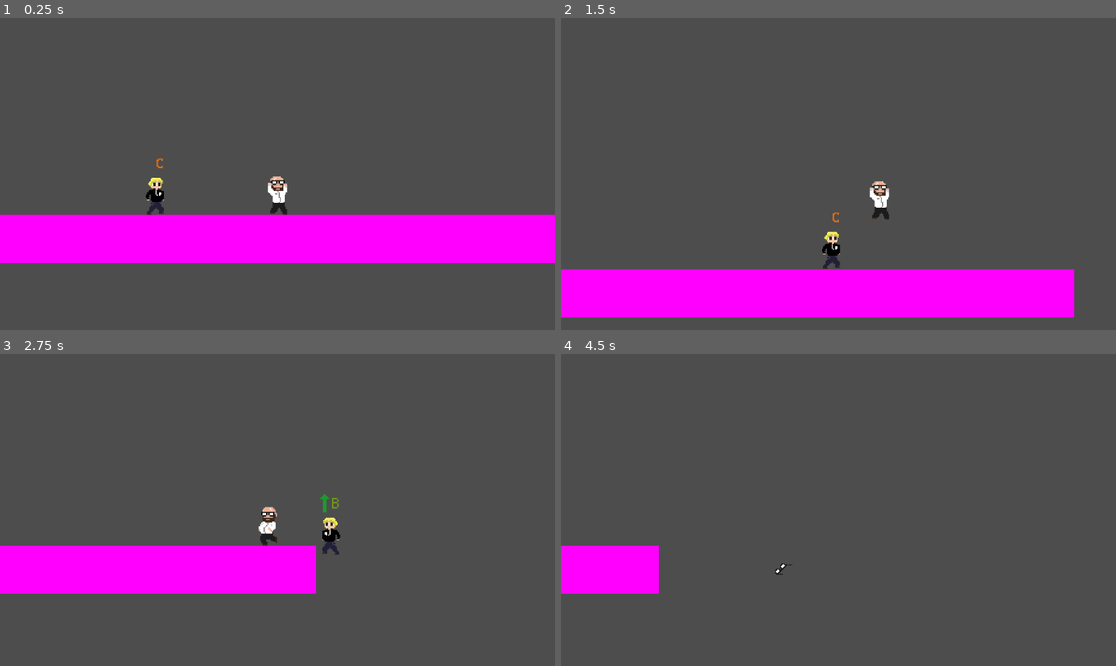
Above: before the commit, frames 1-4 (two rows, left to right).
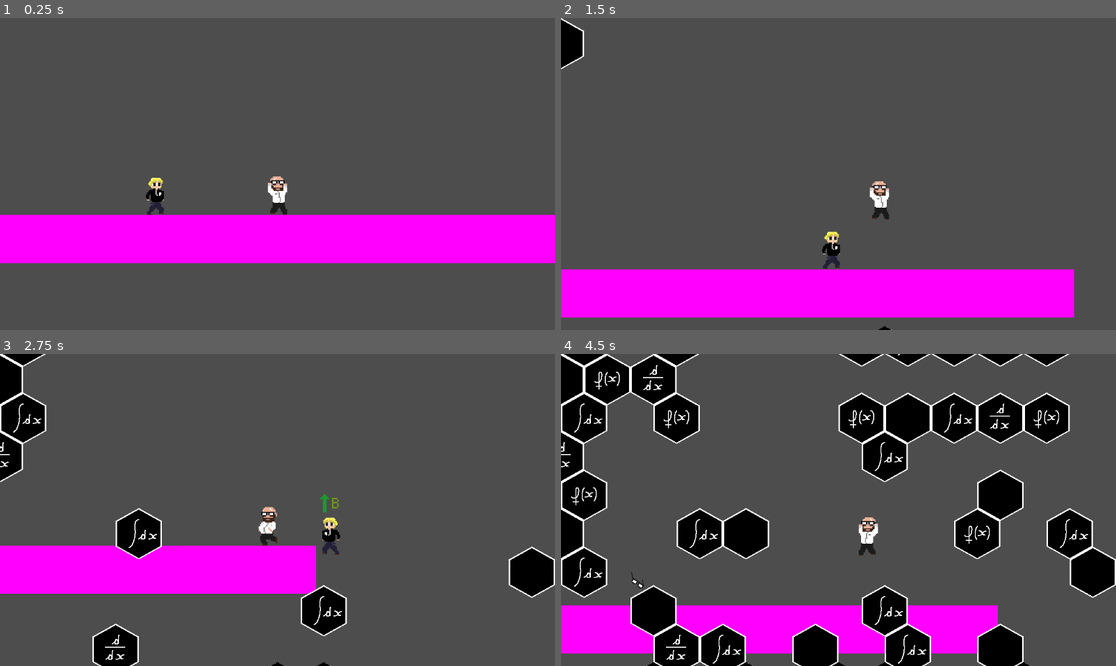
Above: after the commit, the same moments.

Repository: rddtz/training-gj
Game: Godot game, scene res://Scenes/main.tscn
Same seed, same stepped clock (60 frames per second), same inputs: the game is played once before the commit and once after it. The engine's default icon, where the game draws it, is replaced by a stand-in: a white triangle on a blue panel in a dark square.
Inputs:
- Up to frame 1 (0.25 s): no input
- Up to frame 2 (1.5 s): tap Enter (ui_accept) at 0.5 s; hold J 0.53-1.28 s; hold D (moveRight) from 0.53 s (still down); tap Space (jump) at 0.77 s; tap J at 1.35 s
- Up to frame 3 (2.75 s): tap Space (jump) at 1.52 s; release D (moveRight) at 2.03 s; hold A (moveLeft) from 2.03 s (still down); hold U from 2.03 s (still down); tap J at 2.3 s
- Up to frame 4 (4.5 s): release A (moveLeft) at 2.78 s; release U at 2.78 s; hold D (moveRight) 2.78-4.28 s; tap J at 2.85 s; tap Space (jump) at 3.02, 3.77 s; hold J 3.53-4.28 s; hold A (moveLeft) from 4.28 s (still down); tap U at 4.35 s

The runs differ from the first frame. In frame 1, less than 0.1% of the frame differs, in the area x 28-30%, y 44-49%; in frame 2, 0.6%; in frame 3, 6.3%; in frame 4, 38%, in the area x 0-100%, y 0-100%.

Commit message:
transicao

Diff:
--- /dev/null
+++ b/Scenes/hex_transition.tscn
@@ -0,0 +1,83 @@
+[gd_scene load_steps=8 format=3 uid="uid://o243buxslim8"]
+
+[ext_resource type="Shader" path="res://Shaders/hex_transition.gdshader" id="1_g3qac"]
+[ext_resource type="Script" path="res://Scripts/hex_transition.gd" id="1_rtt1r"]
+[ext_resource type="Texture2D" uid="uid://cwasxi7ospnjy" path="res://Assets/ui/hex_transition.png" id="2_hhjfn"]
+
+[sub_resource type="ShaderMaterial" id="ShaderMaterial_rg57o"]
+shader = ExtResource("1_g3qac")
+shader_parameter/size = Vector2(96, 80)
+shader_parameter/value = 0.0
+shader_parameter/albedo_tex = ExtResource("2_hhjfn")
+
+[sub_resource type="Animation" id="Animation_uj8p5"]
+resource_name = "transition"
+length = 5.0
+tracks/0/type = "value"
+tracks/0/imported = false
+tracks/0/enabled = true
+tracks/0/path = NodePath("CanvasLayer/ColorRect:material:shader_parameter/value")
+tracks/0/interp = 1
+tracks/0/loop_wrap = true
+tracks/0/keys = {
+"times": PackedFloat32Array(0, 2, 3, 5),
+"transitions": PackedFloat32Array(1, 1, 1, 1),
+"update": 0,
+"values": [0.0, 1.0, 1.0, 0.0]
+}
+tracks/1/type = "method"
+tracks/1/imported = false
+tracks/1/enabled = true
+tracks/1/path = NodePath(".")
+tracks/1/interp = 1
+tracks/1/loop_wrap = true
+tracks/1/keys = {
+"times": PackedFloat32Array(2.5),
+"transitions": PackedFloat32Array(1),
+"values": [{
+"args": [],
+"method": &"change_scene"
+}]
+}
+
+[sub_resource type="Animation" id="Animation_im2ci"]
+length = 0.001
+tracks/0/type = "value"
+tracks/0/imported = false
+tracks/0/enabled = true
+tracks/0/path = NodePath("CanvasLayer/ColorRect:material:shader_parameter/value")
+tracks/0/interp = 1
+tracks/0/loop_wrap = true
+tracks/0/keys = {
+"times": PackedFloat32Array(0),
+"transitions": PackedFloat32Array(1),
+"update": 0,
+"values": [0.0]
+}
+
+[sub_resource type="AnimationLibrary" id="AnimationLibrary_5yjwp"]
+_data = {
+"RESET": SubResource("Animation_im2ci"),
+"transition": SubResource("Animation_uj8p5")
+}
+
+[node name="HexTransition" type="Node2D"]
+script = ExtResource("1_rtt1r")
+
+[node name="CanvasLayer" type="CanvasLayer" parent="."]
+layer = 2
+
+[node name="ColorRect" type="ColorRect" parent="CanvasLayer"]
+material = SubResource("ShaderMaterial_rg57o")
+anchors_preset = 15
+anchor_right = 1.0
+anchor_bottom = 1.0
+grow_horizontal = 2
+grow_vertical = 2
+mouse_filter = 2
+
+[node name="AnimationPlayer" type="AnimationPlayer" parent="."]
+libraries = {
+"": SubResource("AnimationLibrary_5yjwp")
+}
+autoplay = "transition"
--- a/Scenes/main.tscn
+++ b/Scenes/main.tscn
@@ -1,11 +1,14 @@
-[gd_scene load_steps=5 format=3 uid="uid://bdp6cfevopgjl"]
+[gd_scene load_steps=6 format=3 uid="uid://bdp6cfevopgjl"]
 
+[ext_resource type="Script" path="res://Scripts/testes.gd" id="1_2sxuy"]
 [ext_resource type="PackedScene" uid="uid://by70oltuwycdy" path="res://Scenes/area_de_testes.tscn" id="1_pqa6t"]
 [ext_resource type="PackedScene" uid="uid://bjceaim4xm5wi" path="res://Scenes/player.tscn" id="2_gw71t"]
 [ext_resource type="PackedScene" uid="uid://c3i8gm52v0aqp" path="res://Scenes/Killzone.tscn" id="3_x5q7e"]
 [ext_resource type="PackedScene" uid="uid://clyxhwdcfskig" path="res://Scenes/inimigo.tscn" id="4_ca0fm"]
 
 [node name="Main" type="Node2D"]
+script = ExtResource("1_2sxuy")
+scene_path = "res://Scenes/main2.tscn"
 
 [node name="AreaDeTestes" parent="." instance=ExtResource("1_pqa6t")]
 
--- /dev/null
+++ b/Scenes/main2.tscn
@@ -0,0 +1,20 @@
+[gd_scene load_steps=4 format=3 uid="uid://cjlrfqnnyu4q0"]
+
+[ext_resource type="Script" path="res://Scripts/testes.gd" id="1_ha8qv"]
+[ext_resource type="PackedScene" uid="uid://by70oltuwycdy" path="res://Scenes/area_de_testes.tscn" id="1_o4otq"]
+[ext_resource type="PackedScene" uid="uid://bjceaim4xm5wi" path="res://Scenes/player.tscn" id="2_g1g6v"]
+
+[node name="Main" type="Node2D"]
+script = ExtResource("1_ha8qv")
+scene_path = "res://Scenes/main.tscn"
+
+[node name="AreaDeTestes" parent="." instance=ExtResource("1_o4otq")]
+
+[node name="Player" parent="." instance=ExtResource("2_g1g6v")]
+unique_name_in_owner = true
+position = Vector2(1, -44)
+
+[node name="AnimatedSprite2D" parent="Player" index="0"]
+animation = &"fall"
+
+[editable path="Player"]
--- a/Scripts/global.gd
+++ b/Scripts/global.gd
@@ -6,6 +6,8 @@
 var do_zoom := false
 var zoom_speed := .1
 var zoom_size := 2
+
+var transition_resource := preload("res://Scenes/hex_transition.tscn")
 
 # Called when the node enters the scene tree for the first time.
 func _ready() -> void:
@@ -39,3 +41,8 @@
 	do_zoom = true
 	zoom_size = size
 	zoom_speed = speed
+
+func transition(next_scene : String):
+	var tran := transition_resource.instantiate()
+	tran.next_scene = next_scene
+	get_tree().current_scene.add_child(tran, true)
--- /dev/null
+++ b/Scripts/hex_transition.gd
@@ -0,0 +1,15 @@
+extends Node2D
+
+@export var next_scene : String
+
+# Called when the node enters the scene tree for the first time.
+func _ready() -> void:
+	pass # Replace with function body.
+
+
+# Called every frame. 'delta' is the elapsed time since the previous frame.
+func _process(delta: float) -> void:
+	pass
+
+func change_scene():
+	get_tree().change_scene_to_file(next_scene)
--- a/Scripts/inimigo.gd
+++ b/Scripts/inimigo.gd
@@ -17,7 +17,8 @@
 var maxvida := 3
 
 func _ready() -> void:
-	grade_node.change_grade()
+	#grade_node.change_grade()
+	pass
 
 # Called every frame. 'delta' is the elapsed time since the previous frame.
 func _physics_process(delta: float) -> void:
--- a/Scripts/testes.gd
+++ b/Scripts/testes.gd
@@ -1,7 +1,9 @@
 extends Node2D
 
 var click = false
+var click2 = false
 var glass = preload("res://Scenes/glass.tscn")
+@export var scene_path : String
 
 # Called when the node enters the scene tree for the first time.
 func _ready() -> void:
@@ -16,3 +18,10 @@
 
 	if !Input.is_key_pressed(KEY_U):
 		click = false
+
+	if Input.is_key_pressed(KEY_J) && !click2:
+		Global.transition(scene_path)
+		click2 = true
+
+	if !Input.is_key_pressed(KEY_J):
+		click2 = false
--- /dev/null
+++ b/Shaders/blink.gdshader
@@ -0,0 +1,15 @@
+shader_type canvas_item;
+
+uniform vec4 blink_color : source_color;
+uniform float blink_intensity = 0;
+
+void fragment() {
+	//Pegando a cor da sprite
+	vec4 color = texture(TEXTURE, UV);
+
+	//Misturando os dois
+	color = mix(color, blink_color, blink_intensity * color.a);
+
+	//Atualizando a cor
+	COLOR = color;
+}
--- /dev/null
+++ b/Shaders/hex_transition.gdshader
@@ -0,0 +1,34 @@
+shader_type canvas_item;
+
+uniform sampler2D albedo_tex : hint_default_black;
+uniform vec2 size = vec2( 64.0, 48.0 );
+uniform float value : hint_range( 0.0, 1.0 ) = 1.0;
+
+void fragment( )
+{
+	vec2 norm_size = size * SCREEN_PIXEL_SIZE;
+	bool half = mod(SCREEN_UV.y / 2.0, norm_size.y ) / norm_size.y < 0.5;
+	vec2 uv = SCREEN_UV + vec2( norm_size.x * 0.5 * float( half ), 0.0 );
+	vec2 center_uv = floor( uv / norm_size ) * norm_size;
+	vec2 norm_uv = mod( uv, norm_size ) / norm_size;
+	center_uv += mix(
+		vec2( 0.0, 0.0 )
+	,	mix(
+			mix(
+				vec2( norm_size.x, -norm_size.y )
+			,	vec2( 0.0, -norm_size.y )
+			,	float( norm_uv.x < 0.5 )
+			)
+		,	mix(
+				vec2( 0.0, -norm_size.y )
+			,	vec2( -norm_size.x, -norm_size.y )
+			,	float( norm_uv.x < 0.5 )
+			)
+		,	float( half )
+		)
+	,	float( norm_uv.y < 0.3333333 ) * float( norm_uv.y / 0.3333333 < ( abs( norm_uv.x - 0.5 ) * 2.0 ) )
+	);
+
+	float random_cell = abs( sin( length( center_uv ) * 153.4156 ) );
+	COLOR = vec4( texture( albedo_tex, SCREEN_UV ).rgb, float( random_cell < value ) );
+}
--- a/project.godot
+++ b/project.godot
@@ -18,7 +18,6 @@
 [autoload]
 
 Global="*res://Scripts/global.gd"
-Music="res://Scenes/music.tscn"
 
 [input]
 
Renamed: Scenes/player_idle.png -> Assets/player_idle.png
Not shown, added: Assets/player_idle.png.import
Binary file added: Assets/ui/Sem título.png
Not shown, changed: Assets/ui/Sem título.png.import
Binary file added: Assets/ui/hex_transition.png
Not shown, added: Assets/ui/hex_transition.png.import
Renamed: Scenes/character_body_2d.gd -> Scripts/character_body_2d.gd
